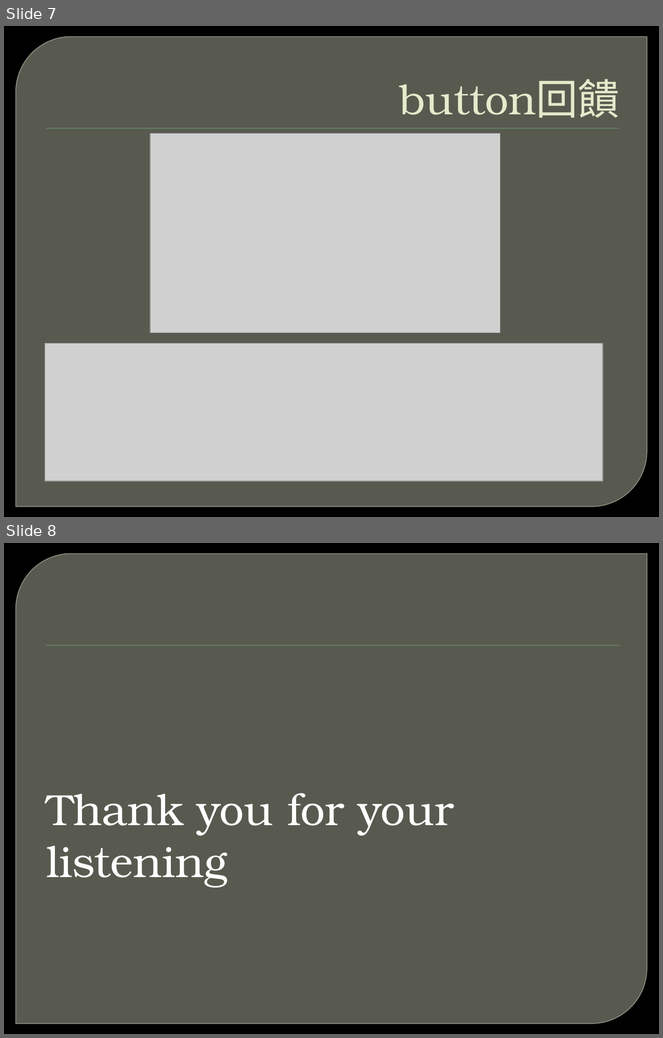
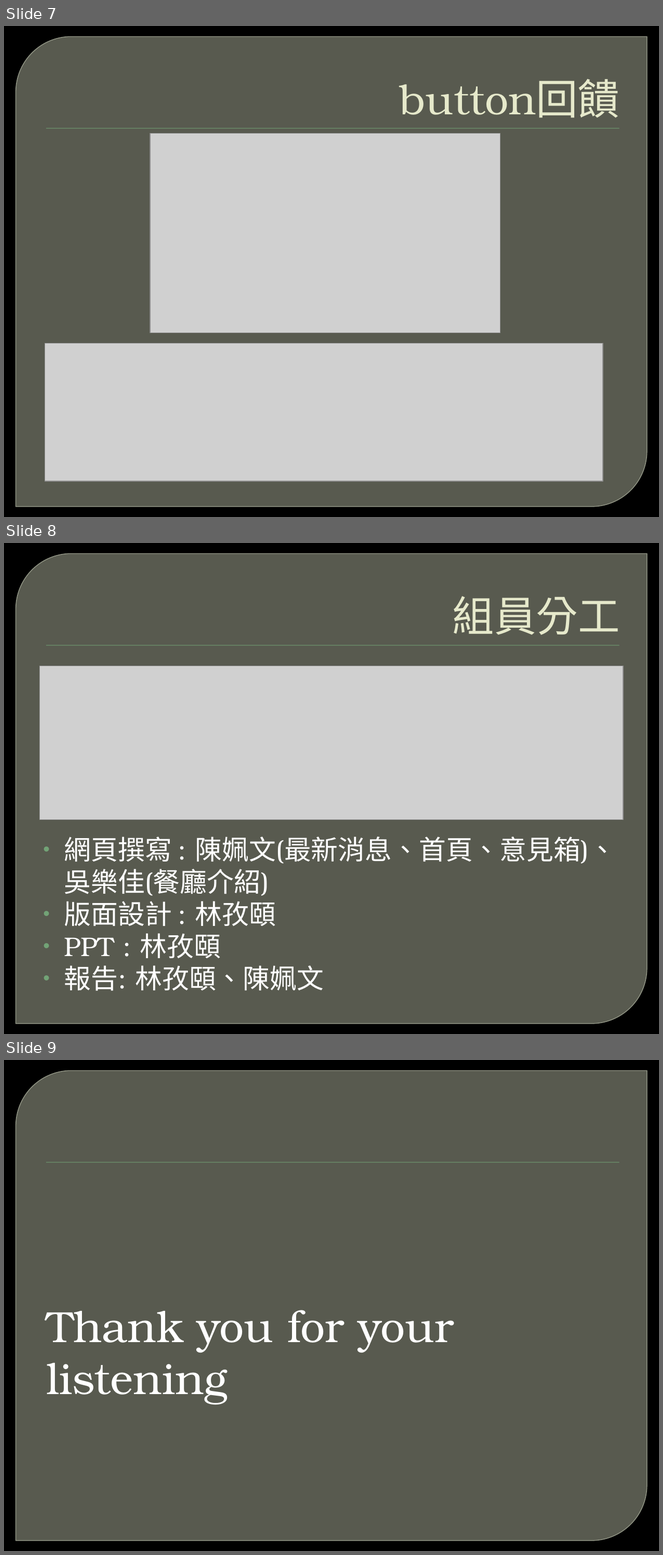
Before and after one commit to 152348623/HTML-Restaurant, a slide deck: 北科宿舍學生餐廳.pptx. Shown one above the other, each under a label of ours: slides 7 and 8 before the commit, slides 7, 8 and 9 after it. The pictures are 663x1038 and 663x1555 pixels, drawn with LibreOffice and Linux fonts; fonts in the diff are those of the drawing; grey boxes stand for pictures; background and template pictures are left out. Boxes give left, top, right and bottom in pixels: in the first picture for what was removed or moved away, otherwise in the second. Text is boxed around its words. In the diff, an @@ line names an element or a change of style, - is before the commit and + after.

```diff
--- a/北科宿舍學生餐廳.pptx
+++ b/北科宿舍學生餐廳.pptx
@@ slide 8 added at box(4, 543, 659, 1034), background picture (left out); not listed: 2 template elements that a slide beside it also shows @@
@@ title added at box(453, 596, 620, 635), 46 pt, text #E7EACB @@
+組員分工
@@ picture added at box(40, 666, 624, 820) @@
@@ text added at box(64, 837, 616, 991), 29.6 pt, text #FFFFFF @@
+• 網頁撰寫 : 陳姵文(最新消息、首頁、意見箱)、吳樂佳(餐廳介紹)
+• 版面設計 : 林孜頤
+• PPT : 林孜頤
+• 報告: 林孜頤、陳姵文
@@ what was slide 8 is now slide 9 @@
```
